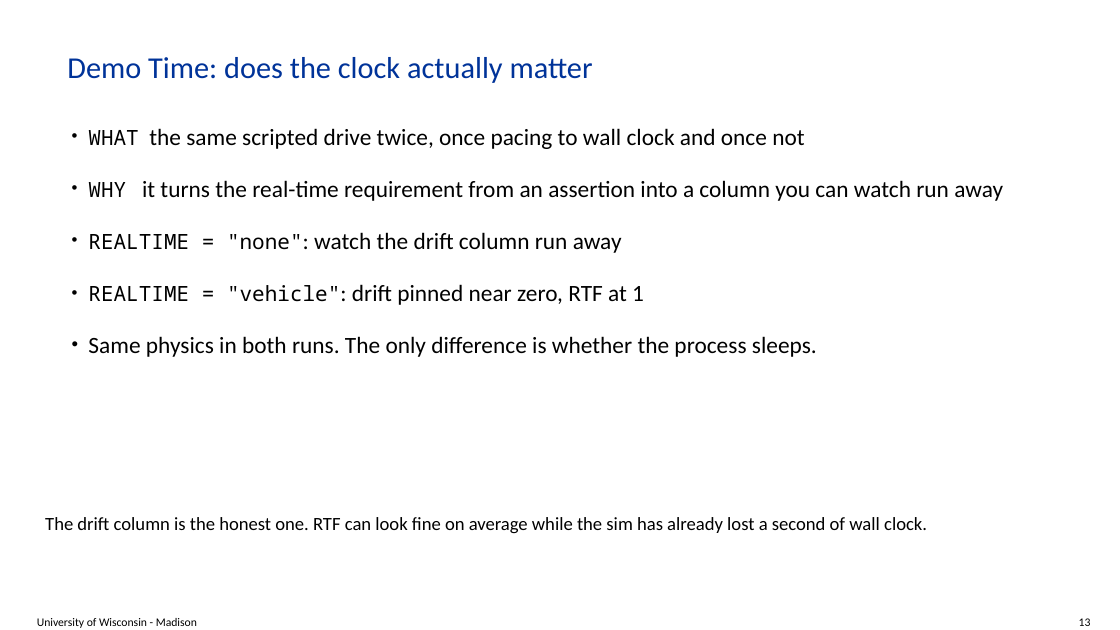
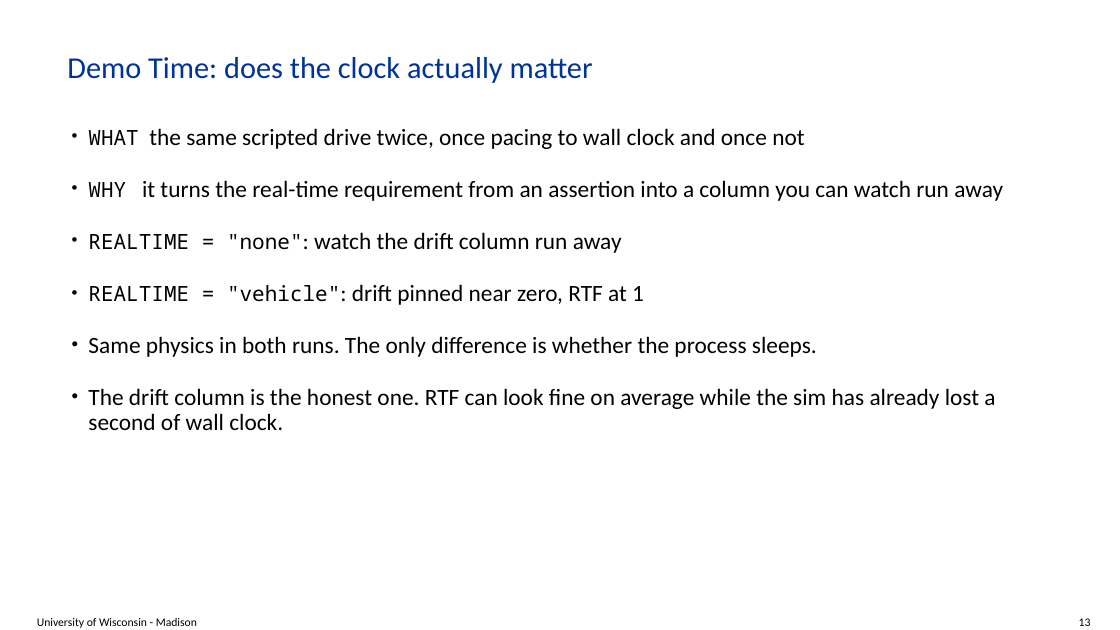
Before and after one commit to ksha23/chrono-hil-tutorial, a slide deck: slide 13 of tutorial_HIL_driver.pptx. Drawn at 1120x630 pixels with LibreOffice and Linux fonts; fonts in the diff are those of the drawing; background and template pictures are left out. Boxes give left, top, right and bottom in pixels: in the first picture for what was removed or moved away, otherwise in the second. Text is boxed around its words. In the diff, an @@ line names an element or a change of style, - is before the commit and + after.

```diff
--- a/tutorial_HIL_driver.pptx
+++ b/tutorial_HIL_driver.pptx
@@ text at (88, 388, 995, 430): paragraph added @@
+• The drift column is the honest one. RTF can look fine on average while the sim has already lost a second of wall clock.
@@ text removed at (45, 517, 927, 533) @@
-The drift column is the honest one. RTF can look fine on average while the sim has already lost a second of wall clock.
```
Also in this commit, not shown: 16 other slides changed, 2 other files.
